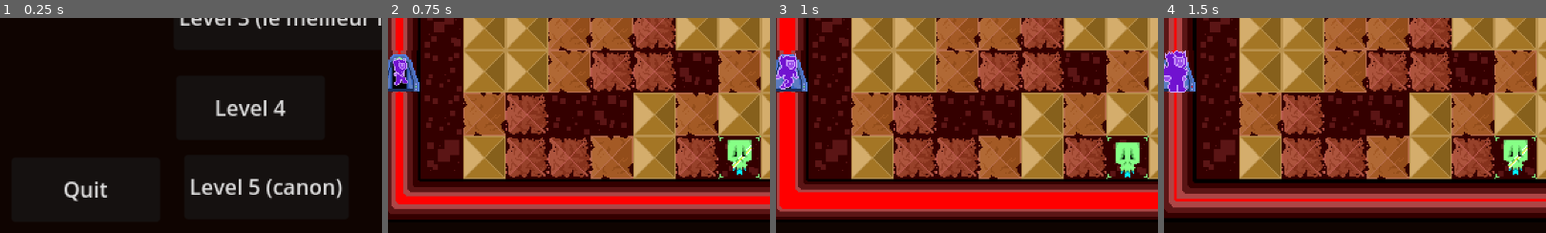
Above: before the commit, frames 1-4 (left to right).
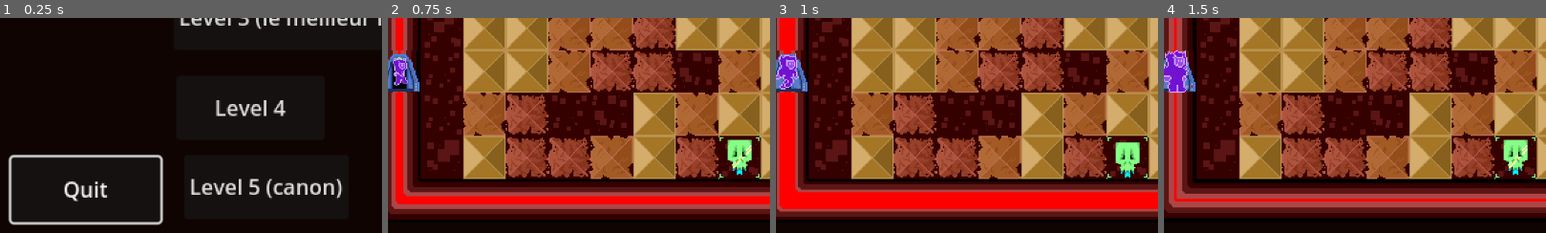
Above: after the commit, the same moments.

Repository: kwananak/GridGame
Game: Godot game, scene res://Scenes/Main.tscn
Two runs of this game, one before a commit and one after it. Both use one fixed random seed, a clock stepped at 60 frames per second and the inputs below.
Inputs:
- Up to frame 1 (0.25 s): no input
- Up to frame 2 (0.75 s): click "Level 4" at 0.5 s
- Up to frame 3 (1 s): no input
- Up to frame 4 (1.5 s): tap Enter at 1.25 s; hold D (right) from 1.28 s (still down)
The pictures show only the part of the screen within x 37-87%, y 38-88%; the shares and areas given below are measured in that part.

The runs differ from the first frame. In frame 1, 2.1% of the frame differs, in the area x 2-43%, y 63-97%; in frame 2, nothing differs; in frame 3, nothing differs; in frame 4, nothing differs.

Commit message:
real player movements + map to terminal

Diff:
--- a/Scenes/Levels/Level1.tscn
+++ b/Scenes/Levels/Level1.tscn
@@ -1,6 +1,6 @@
 [gd_scene load_steps=13 format=3 uid="uid://dl6jgy6mcvq3n"]
 
-[ext_resource type="PackedScene" uid="uid://dhqr3k2csmslo" path="res://Scenes/Prefabs/virtual_level_manager.tscn" id="1_cdige"]
+[ext_resource type="PackedScene" uid="uid://dhqr3k2csmslo" path="res://Scenes/Managers/virtual_level_manager.tscn" id="1_cdige"]
 [ext_resource type="PackedScene" uid="uid://f6ans0klrpqi" path="res://Scenes/Prefabs/ui.tscn" id="2_3kjsv"]
 [ext_resource type="PackedScene" uid="uid://b0dhbkmn8vh3a" path="res://Scenes/Tiles/Environment/floor_tile.tscn" id="3_bla2f"]
 [ext_resource type="PackedScene" uid="uid://cucuq7j1dctnn" path="res://Scenes/Tiles/Environment/start_tile.tscn" id="4_7o5ey"]
--- a/Scenes/Levels/Level3.tscn
+++ b/Scenes/Levels/Level3.tscn
@@ -1,6 +1,6 @@
 [gd_scene load_steps=13 format=3 uid="uid://buhrxtha4x4ha"]
 
-[ext_resource type="PackedScene" uid="uid://dhqr3k2csmslo" path="res://Scenes/Prefabs/virtual_level_manager.tscn" id="1_0oydm"]
+[ext_resource type="PackedScene" uid="uid://dhqr3k2csmslo" path="res://Scenes/Managers/virtual_level_manager.tscn" id="1_0oydm"]
 [ext_resource type="PackedScene" uid="uid://f6ans0klrpqi" path="res://Scenes/Prefabs/ui.tscn" id="2_gsm3g"]
 [ext_resource type="PackedScene" uid="uid://cucuq7j1dctnn" path="res://Scenes/Tiles/Environment/start_tile.tscn" id="3_f3vpw"]
 [ext_resource type="PackedScene" uid="uid://b0dhbkmn8vh3a" path="res://Scenes/Tiles/Environment/floor_tile.tscn" id="3_lg7ll"]
--- a/Scenes/Levels/Level4.tscn
+++ b/Scenes/Levels/Level4.tscn
@@ -1,6 +1,6 @@
 [gd_scene load_steps=15 format=3 uid="uid://dijmdlc3scyx1"]
 
-[ext_resource type="PackedScene" uid="uid://dhqr3k2csmslo" path="res://Scenes/Prefabs/virtual_level_manager.tscn" id="1_o0n1a"]
+[ext_resource type="PackedScene" uid="uid://dhqr3k2csmslo" path="res://Scenes/Managers/virtual_level_manager.tscn" id="1_o0n1a"]
 [ext_resource type="PackedScene" uid="uid://f6ans0klrpqi" path="res://Scenes/Prefabs/ui.tscn" id="2_w3ish"]
 [ext_resource type="PackedScene" uid="uid://cvjovpe2p6kot" path="res://Scenes/Prefabs/firewall.tscn" id="3_rg0ha"]
 [ext_resource type="PackedScene" uid="uid://bjmgb6nib47p2" path="res://Scenes/Prefabs/virtual_player.tscn" id="4_cye8u"]
--- a/Scenes/Levels/Level5.tscn
+++ b/Scenes/Levels/Level5.tscn
@@ -1,6 +1,6 @@
 [gd_scene load_steps=15 format=3 uid="uid://cy3vbk7dvklk4"]
 
-[ext_resource type="PackedScene" uid="uid://dhqr3k2csmslo" path="res://Scenes/Prefabs/virtual_level_manager.tscn" id="1_teg8l"]
+[ext_resource type="PackedScene" uid="uid://dhqr3k2csmslo" path="res://Scenes/Managers/virtual_level_manager.tscn" id="1_teg8l"]
 [ext_resource type="PackedScene" uid="uid://f6ans0klrpqi" path="res://Scenes/Prefabs/ui.tscn" id="2_ffm6o"]
 [ext_resource type="PackedScene" uid="uid://cd0glhsrlf1wm" path="res://Scenes/Tiles/Environment/wall_tile.tscn" id="3_npw3j"]
 [ext_resource type="PackedScene" uid="uid://c63cfkhl1phmo" path="res://Scenes/Tiles/Environment/corner_wall_tile.tscn" id="4_ktfe7"]
--- a/Scenes/Main.tscn
+++ b/Scenes/Main.tscn
@@ -52,6 +52,8 @@
 offset_top = 32.0
 offset_right = 464.0
 offset_bottom = 80.0
+focus_neighbor_left = NodePath("../RealTestLevelButton")
+focus_neighbor_bottom = NodePath("../Level3Button")
 text = "Level 1"
 
 [node name="Level5Button" type="Button" parent="Menu"]
@@ -60,6 +62,8 @@
 offset_top = 222.0
 offset_right = 466.0
 offset_bottom = 270.0
+focus_neighbor_left = NodePath("../QuitButton")
+focus_neighbor_top = NodePath("../Level4Button")
 text = "Level 5 (canon)"
 
 [node name="Level4Button" type="Button" parent="Menu"]
@@ -68,6 +72,9 @@
 offset_top = 163.0
 offset_right = 460.0
 offset_bottom = 211.0
+focus_neighbor_left = NodePath("../QuitButton")
+focus_neighbor_top = NodePath("../Level3Button")
+focus_neighbor_bottom = NodePath("../Level5Button")
 text = "Level 4"
 
 [node name="Level3Button" type="Button" parent="Menu"]
@@ -76,6 +83,9 @@
 offset_top = 96.0
 offset_right = 458.0
 offset_bottom = 144.0
+focus_neighbor_left = NodePath("../VirtualTestLevelButton")
+focus_neighbor_top = NodePath("../Level1Button")
+focus_neighbor_bottom = NodePath("../Level4Button")
 text = "Level 3 (le meilleur level)"
 
 [node name="VirtualTestLevelButton" type="Button" parent="Menu"]
@@ -84,6 +94,9 @@
 offset_top = 96.0
 offset_right = 173.0
 offset_bottom = 144.0
+focus_neighbor_top = NodePath("../RealTestLevelButton")
+focus_neighbor_right = NodePath("../Level3Button")
+focus_neighbor_bottom = NodePath("../ResetArtefacts")
 text = "Virtual Test Level"
 
 [node name="RealTestLevelButton" type="Button" parent="Menu"]
@@ -92,6 +105,8 @@
 offset_top = 32.0
 offset_right = 155.0
 offset_bottom = 80.0
+focus_neighbor_right = NodePath("../Level1Button")
+focus_neighbor_bottom = NodePath("../VirtualTestLevelButton")
 text = "Real Test Level"
 
 [node name="QuitButton" type="Button" parent="Menu"]
@@ -100,6 +115,8 @@
 offset_top = 224.0
 offset_right = 336.0
 offset_bottom = 272.0
+focus_neighbor_left = NodePath("../ResetArtefacts")
+focus_neighbor_right = NodePath("../Level5Button")
 text = "Quit"
 
 [node name="ResetArtefacts" type="Button" parent="Menu"]
@@ -107,6 +124,8 @@
 offset_top = 232.0
 offset_right = 158.0
 offset_bottom = 263.0
+focus_neighbor_top = NodePath("../VirtualTestLevelButton")
+focus_neighbor_right = NodePath("../QuitButton")
 text = "Reset Artefacts"
 
 [node name="ArtefactHolder" type="Node2D" parent="."]
--- /dev/null
+++ b/Scenes/Managers/progress_manager.tscn
@@ -0,0 +1,6 @@
+[gd_scene load_steps=2 format=3 uid="uid://dtp464wsu5344"]
+
+[ext_resource type="Script" path="res://Scripts/progress_manager.gd" id="1_8smh1"]
+
+[node name="ProgressManager" type="Node2D"]
+script = ExtResource("1_8smh1")
--- a/Scenes/Prefabs/real_player.tscn
+++ b/Scenes/Prefabs/real_player.tscn
@@ -86,7 +86,7 @@
 shape = SubResource("RectangleShape2D_ab277")
 
 [node name="RayCast2D" type="RayCast2D" parent="."]
-target_position = Vector2(-32, 0)
+target_position = Vector2(-18, 0)
 collide_with_areas = true
 
 [node name="AnimationPlayer" type="AnimationPlayer" parent="."]
--- a/Scenes/Tiles/Environment/end_tile.tscn
+++ b/Scenes/Tiles/Environment/end_tile.tscn
@@ -44,6 +44,7 @@
 script = ExtResource("1_o5kho")
 
 [node name="CollisionShape2D" type="CollisionShape2D" parent="."]
+scale = Vector2(0.1, 0.1)
 shape = SubResource("RectangleShape2D_f7yg6")
 
 [node name="WallSprite" type="AnimatedSprite2D" parent="."]
--- a/Scenes/Tiles/terminal_tile.tscn
+++ b/Scenes/Tiles/terminal_tile.tscn
@@ -29,6 +29,7 @@
 [node name="TerminalTile" type="Area2D" groups=["Terminal"]]
 
 [node name="CollisionShape2D" type="CollisionShape2D" parent="."]
+scale = Vector2(1.5, 1.5)
 shape = SubResource("RectangleShape2D_y8tyt")
 
 [node name="AnimatedSprite2D" type="AnimatedSprite2D" parent="."]
--- a/Scenes/real_level_template.tscn
+++ b/Scenes/real_level_template.tscn
@@ -1,6 +1,6 @@
 [gd_scene load_steps=4 format=3 uid="uid://cp5fsxnepmx42"]
 
-[ext_resource type="PackedScene" uid="uid://dhqr3k2csmslo" path="res://Scenes/Prefabs/virtual_level_manager.tscn" id="1_dlasn"]
+[ext_resource type="PackedScene" uid="uid://dhqr3k2csmslo" path="res://Scenes/Managers/virtual_level_manager.tscn" id="1_dlasn"]
 [ext_resource type="PackedScene" uid="uid://f6ans0klrpqi" path="res://Scenes/Prefabs/ui.tscn" id="2_dural"]
 [ext_resource type="PackedScene" uid="uid://db5mn4e7dyins" path="res://Scenes/Prefabs/real_player.tscn" id="3_10tuo"]
 
--- a/Scenes/real_test_level.tscn
+++ b/Scenes/real_test_level.tscn
@@ -1,6 +1,6 @@
 [gd_scene load_steps=8 format=3 uid="uid://csnkvbdfitkti"]
 
-[ext_resource type="PackedScene" uid="uid://dair3qccbsh51" path="res://Scenes/Prefabs/real_level_manager.tscn" id="1_qyfal"]
+[ext_resource type="PackedScene" uid="uid://dair3qccbsh51" path="res://Scenes/Managers/real_level_manager.tscn" id="1_qyfal"]
 [ext_resource type="PackedScene" uid="uid://f6ans0klrpqi" path="res://Scenes/Prefabs/ui.tscn" id="2_fufk3"]
 [ext_resource type="PackedScene" uid="uid://b1a5i0fukoe5k" path="res://Scenes/Tiles/Environment/end_tile.tscn" id="3_imbq2"]
 [ext_resource type="PackedScene" uid="uid://c4u78iqhrfrx5" path="res://Scenes/Tiles/door_tile.tscn" id="5_208ta"]
--- a/Scenes/terminal_scene.tscn
+++ b/Scenes/terminal_scene.tscn
@@ -24,11 +24,53 @@
 
 [node name="VirtualTestLevelButton" type="Button" parent="Control/Map"]
 layout_mode = 0
-offset_left = 340.0
-offset_top = 254.0
-offset_right = 481.0
-offset_bottom = 354.0
-text = "Virtual Test Level"
+offset_left = 394.0
+offset_top = 308.0
+offset_right = 479.0
+offset_bottom = 378.0
+focus_neighbor_top = NodePath("../VirtualLevel1")
+focus_neighbor_bottom = NodePath("../../ReturnButton")
+text = "Virtual
+Test Level"
+
+[node name="VirtualLevel1" type="Button" parent="Control/Map"]
+layout_mode = 0
+offset_left = 330.0
+offset_top = 222.0
+offset_right = 404.0
+offset_bottom = 286.0
+focus_neighbor_top = NodePath("../VirtualLevel3")
+focus_neighbor_bottom = NodePath("../VirtualTestLevelButton")
+text = "Level 1"
+
+[node name="VirtualLevel3" type="Button" parent="Control/Map"]
+layout_mode = 0
+offset_left = 418.0
+offset_top = 146.0
+offset_right = 492.0
+offset_bottom = 210.0
+focus_neighbor_top = NodePath("../VirtualLevel4")
+focus_neighbor_bottom = NodePath("../VirtualLevel1")
+text = "Level 3"
+
+[node name="VirtualLevel4" type="Button" parent="Control/Map"]
+layout_mode = 0
+offset_left = 338.0
+offset_top = 102.0
+offset_right = 412.0
+offset_bottom = 166.0
+focus_neighbor_top = NodePath("../VirtualLevel5")
+focus_neighbor_bottom = NodePath("../VirtualLevel3")
+text = "Level 4"
+
+[node name="VirtualLevel5" type="Button" parent="Control/Map"]
+layout_mode = 0
+offset_left = 292.0
+offset_top = 22.0
+offset_right = 366.0
+offset_bottom = 86.0
+focus_neighbor_bottom = NodePath("../VirtualLevel4")
+text = "Level 5"
 
 [node name="Loadout" type="ColorRect" parent="Control"]
 layout_mode = 0
@@ -54,8 +96,13 @@
 offset_top = 512.0
 offset_right = 128.0
 offset_bottom = 608.0
+focus_neighbor_top = NodePath("../Map/VirtualTestLevelButton")
 text = "return"
 metadata/_edit_use_anchors_ = true
 
 [connection signal="pressed" from="Control/Map/VirtualTestLevelButton" to="." method="_on_virtual_test_level_button_pressed"]
+[connection signal="pressed" from="Control/Map/VirtualLevel1" to="." method="_on_level_pressed" binds= [1]]
+[connection signal="pressed" from="Control/Map/VirtualLevel3" to="." method="_on_level_pressed" binds= [3]]
+[connection signal="pressed" from="Control/Map/VirtualLevel4" to="." method="_on_level_pressed" binds= [4]]
+[connection signal="pressed" from="Control/Map/VirtualLevel5" to="." method="_on_level_pressed" binds= [5]]
 [connection signal="pressed" from="Control/ReturnButton" to="." method="_on_return_button_pressed"]
--- a/Scenes/virtual_level_template.tscn
+++ b/Scenes/virtual_level_template.tscn
@@ -1,6 +1,6 @@
 [gd_scene load_steps=5 format=3 uid="uid://cyqcn6alsgheg"]
 
-[ext_resource type="PackedScene" uid="uid://dhqr3k2csmslo" path="res://Scenes/Prefabs/virtual_level_manager.tscn" id="1_d3jio"]
+[ext_resource type="PackedScene" uid="uid://dhqr3k2csmslo" path="res://Scenes/Managers/virtual_level_manager.tscn" id="1_d3jio"]
 [ext_resource type="PackedScene" uid="uid://f6ans0klrpqi" path="res://Scenes/Prefabs/ui.tscn" id="2_87dym"]
 [ext_resource type="PackedScene" uid="uid://cvjovpe2p6kot" path="res://Scenes/Prefabs/firewall.tscn" id="3_18qlb"]
 [ext_resource type="PackedScene" uid="uid://bjmgb6nib47p2" path="res://Scenes/Prefabs/virtual_player.tscn" id="4_fw0b7"]
--- a/Scenes/virtual_test_level.tscn
+++ b/Scenes/virtual_test_level.tscn
@@ -1,6 +1,6 @@
 [gd_scene load_steps=8 format=3 uid="uid://csnkvbdfitkti"]
 
-[ext_resource type="PackedScene" uid="uid://dhqr3k2csmslo" path="res://Scenes/Prefabs/virtual_level_manager.tscn" id="1_5uf7f"]
+[ext_resource type="PackedScene" uid="uid://dhqr3k2csmslo" path="res://Scenes/Managers/virtual_level_manager.tscn" id="1_5uf7f"]
 [ext_resource type="PackedScene" uid="uid://f6ans0klrpqi" path="res://Scenes/Prefabs/ui.tscn" id="2_oa7xj"]
 [ext_resource type="PackedScene" uid="uid://cucuq7j1dctnn" path="res://Scenes/Tiles/Environment/start_tile.tscn" id="3_vjayd"]
 [ext_resource type="PackedScene" uid="uid://b1a5i0fukoe5k" path="res://Scenes/Tiles/Environment/end_tile.tscn" id="4_30dy3"]
--- a/Scripts/Main.gd
+++ b/Scripts/Main.gd
@@ -1,9 +1,13 @@
 extends Node2D
 
 var real_scene
+var progress_manager
 
 @onready var menu = $Menu
 @onready var camera_2d = $Camera2D
+
+func _ready():
+	$Menu/QuitButton.grab_focus()
 
 # instantiates chosen level from main menu
 func call_level(level_number):
@@ -27,6 +31,7 @@
 	if real_scene != null and $TerminalScene != null:
 		camera_2d.position = $TerminalScene.position + Vector2(288, 160)
 		$TerminalScene.visible = true
+		$TerminalScene._ready()
 	else:
 		camera_2d.position = Vector2(288, 160)
 		menu.visible = true
--- a/Scripts/level_manager.gd
+++ b/Scripts/level_manager.gd
@@ -46,6 +46,7 @@
 	if paused:
 		button.text = "Quit"
 		button.visible = true
+		button.grab_focus()
 	else:
 		button.visible = false
 
--- a/Scripts/player.gd
+++ b/Scripts/player.gd
@@ -13,7 +13,7 @@
 @onready var animated_sprite_2d = $AnimatedSprite2D
 @onready var ray = $RayCast2D
 
-func _unhandled_input(event):
+func _input(event):
 	if moving || level_manager.game_over:
 		return
 	for dir in inputs.keys():
--- /dev/null
+++ b/Scripts/progress_manager.gd
@@ -0,0 +1 @@
+extends Node2D
--- a/Scripts/real_level_manager.gd
+++ b/Scripts/real_level_manager.gd
@@ -6,7 +6,7 @@
 	player = get_tree().get_first_node_in_group("RealPlayer")
 	super._ready()
 
-func end_turn(value):
+func end_turn(_value):
 	pass
 
 # called by player when activating a terminal
--- a/Scripts/real_player.gd
+++ b/Scripts/real_player.gd
@@ -1,20 +1,33 @@
 extends "res://Scripts/player.gd"
+
+@export var speed = 2
 
 func _ready():
 	level_manager = get_tree().get_first_node_in_group("RealLevelManager")
 	enter_level_animation()
 
-### needs major change ###
-# grid-based movements, needs to be changed to free roam
+func _process(_delta):
+	get_input()
+
+# checks for pressed or held direction keys
+func get_input():
+	if level_manager.game_over || level_manager.paused:
+		return
+	var input_direction  = Input.get_vector("left", "right", "up", "down")
+	if input_direction.x < 0:
+		animated_sprite_2d.flip_h = true
+	if input_direction.x > 0:
+		animated_sprite_2d.flip_h = false
+	collision_check(input_direction)
+
+# checks for pause input
+func _input(_event):
+	if _event.is_action_pressed("pause"):
+		level_manager.press_pause()
+
+# free roam movements
 func move(dir):
-		moving = true
-		var tween = create_tween()
-		tween.tween_property(self, "position",
-				position + inputs[dir] * level_manager.tile_size,
-				1.5/level_manager.animation_speed).set_trans(Tween.TRANS_SINE)
-		await tween.finished
-		await level_manager.end_turn(level_manager.turn + 1)
-		moving = false
+	position += dir * speed
 
 # called when entering a level for a little walk-in animation
 func enter_level_animation():
@@ -27,7 +40,7 @@
 
 # checks for collision before moving or taking appropriate action
 func collision_check(dir):
-	ray.target_position = inputs[dir] * level_manager.tile_size
+	ray.target_position = dir * 16
 	ray.force_raycast_update()
 	if !ray.is_colliding():
 		move(dir)
--- a/Scripts/terminal_scene.gd
+++ b/Scripts/terminal_scene.gd
@@ -1,6 +1,15 @@
 extends Node2D
 
 @onready var main = $/root/Main
+
+func _ready():
+	$Control/ReturnButton.grab_focus()
+
+func _input(event):
+	if visible == false:
+		return
+	if event.is_action_pressed("pause"):
+		_on_return_button_pressed()
 
 # called by return button to send the player back to the real world
 func _on_return_button_pressed():
@@ -11,3 +20,7 @@
 func _on_virtual_test_level_button_pressed():
 	main.call_test_level("virtual")
 	visible = false
+
+func _on_level_pressed(level_number):
+	$/root/Main.call_level(level_number)
+	visible = false
Renamed: Scenes/Prefabs/real_level_manager.tscn -> Scenes/Managers/real_level_manager.tscn
Renamed: Scenes/Prefabs/virtual_level_manager.tscn -> Scenes/Managers/virtual_level_manager.tscn
